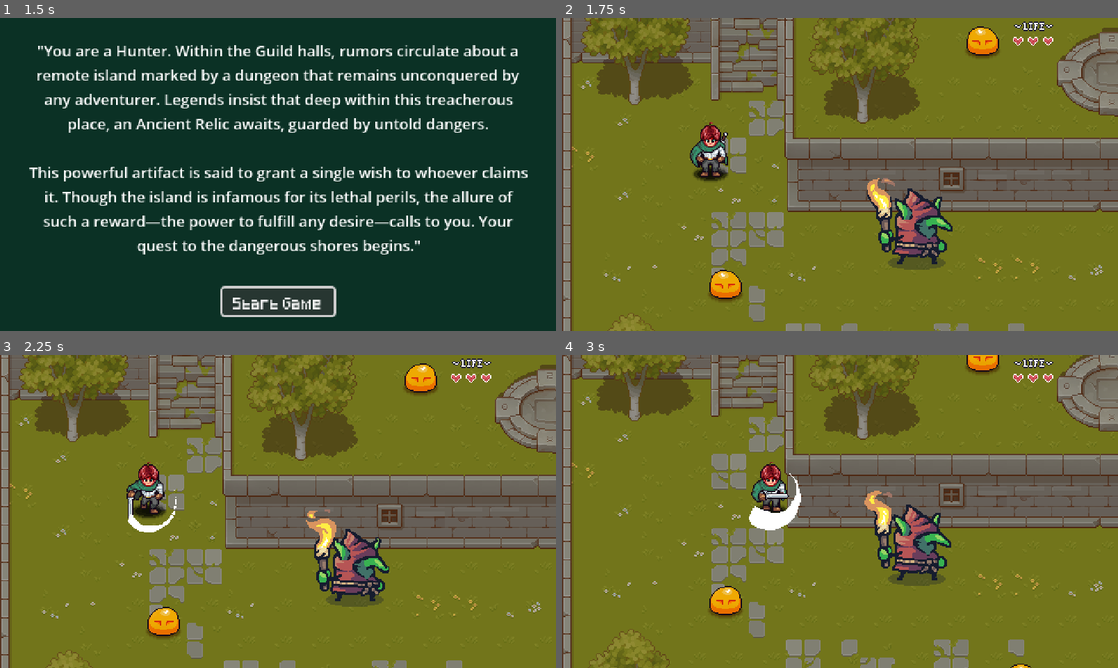
Above: before the commit, frames 1-4 (two rows, left to right).
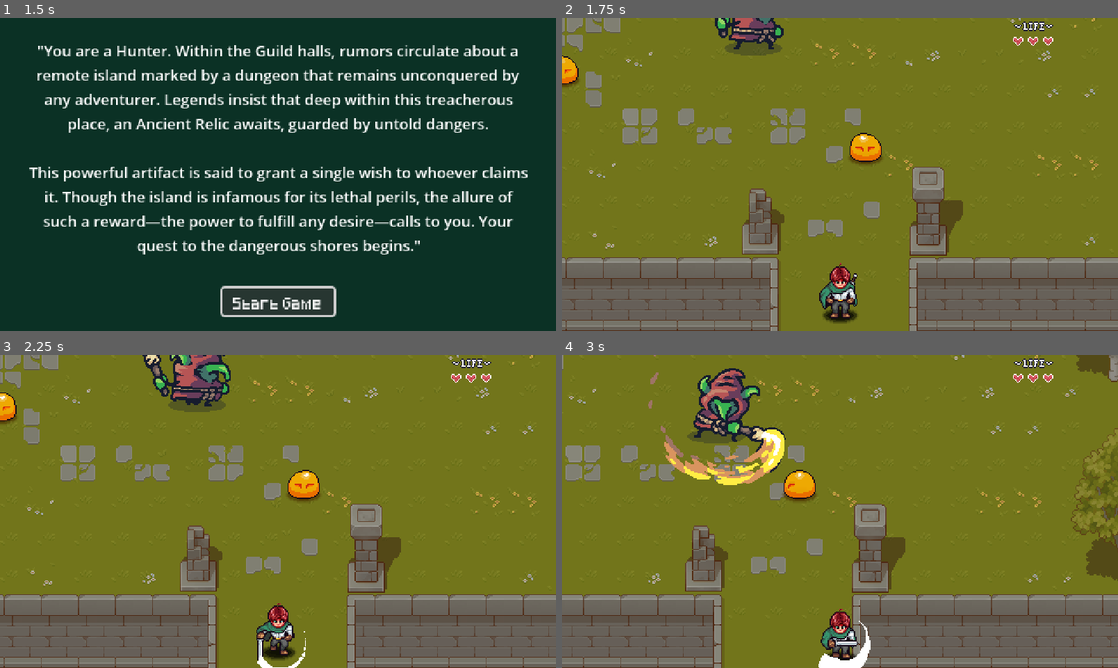
Above: after the commit, the same moments.

Repository: nseptio/gamejam
Game: Godot game, scene res://GUI/main_menu/MainMenu.tscn
The game is run twice, just before and just after one commit, with the same random seed, the same clock (stepped at 60 frames per second) and the same inputs. The project has no main scene, so this scene is started directly. Sound files missing from this copy of the repository are replaced by a short silence.
Inputs:
- Up to frame 1 (1.5 s): click "Start Game" at 0.5 s; click "Start Game" at 1.25 s
- Up to frame 2 (1.75 s): no input
- Up to frame 3 (2.25 s): hold Right (right) from 2.03 s (still down); hold Z (attack) from 2.03 s (still down)
- Up to frame 4 (3 s): release Right (right) at 2.78 s; release Z (attack) at 2.78 s; hold Down (down) from 2.78 s (still down); tap Z (attack) at 2.85 s

Frame 1 is identical in both runs. In frame 2, 55% of the frame differs, in the area x 0-100%, y 0-100%; in frame 3, 55%; in frame 4, 58%.

Commit message:
feat: add global music manager

Diff:
--- /dev/null
+++ b/globals/music_background/MusicManager.tscn
@@ -0,0 +1,7 @@
+[gd_scene load_steps=2 format=3 uid="uid://4p3d2sgbguap"]
+
+[ext_resource type="AudioStream" uid="uid://uyw1mc523dbn" path="res://globals/music_background/time_for_adventure.mp3" id="1_8n11b"]
+
+[node name="MusicManager" type="AudioStreamPlayer2D"]
+stream = ExtResource("1_8n11b")
+autoplay = true
--- a/globals/player_manager.gd
+++ b/globals/player_manager.gd
@@ -5,7 +5,14 @@
 var is_player_spanwed: bool = false
 
 func _ready() -> void:
-	print("PlayerManager ready")
+	if get_tree().current_scene.name == "MainMenu":
+		return
+	if get_tree().current_scene.name == "GameOver":
+		return
+	if get_tree().current_scene.name == "Story":
+		return
+
+	print(get_tree().current_scene.name)
 	add_player_instance()
 	await get_tree().create_timer(0.5).timeout
 	is_player_spanwed = true
@@ -17,10 +24,16 @@
 	print("Player added to scene")
 
 func set_player_position(_new_pos: Vector2) -> void:
+	if player == null:
+		add_player_instance()
+		is_player_spanwed = true
 	print("Setting player position to: ", _new_pos)
 	player.global_position = _new_pos
 
 func set_as_parent(_parent: Node2D) -> void:
+	if player == null:
+		add_player_instance()
+		is_player_spanwed = true
 	if player.get_parent():
 		player.get_parent().remove_child(player)
 	_parent.add_child(player)
Not shown, added: globals/music_background/time_for_adventure.mp3.import
Not shown, added: globals/music_background/time_for_adventure.mp3
